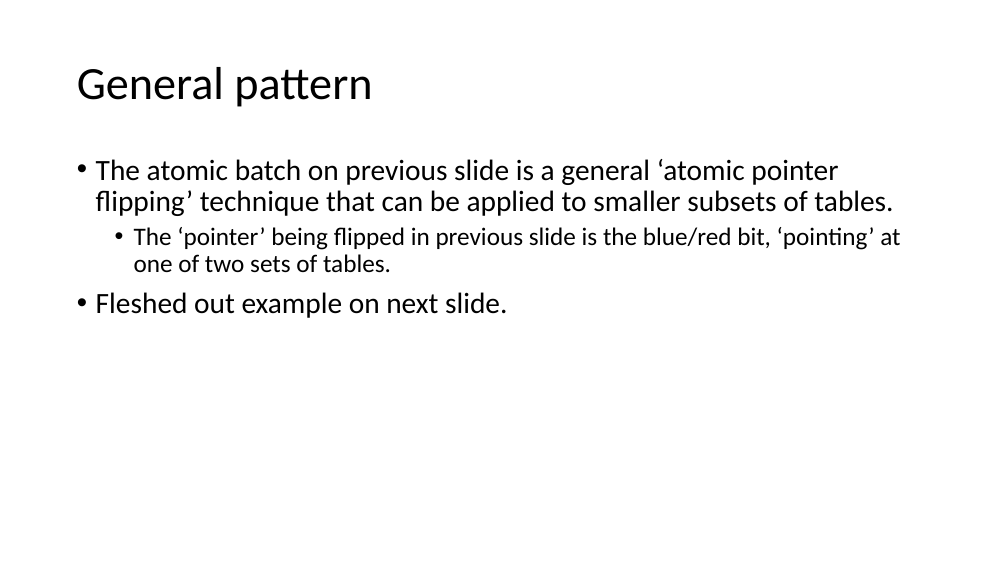
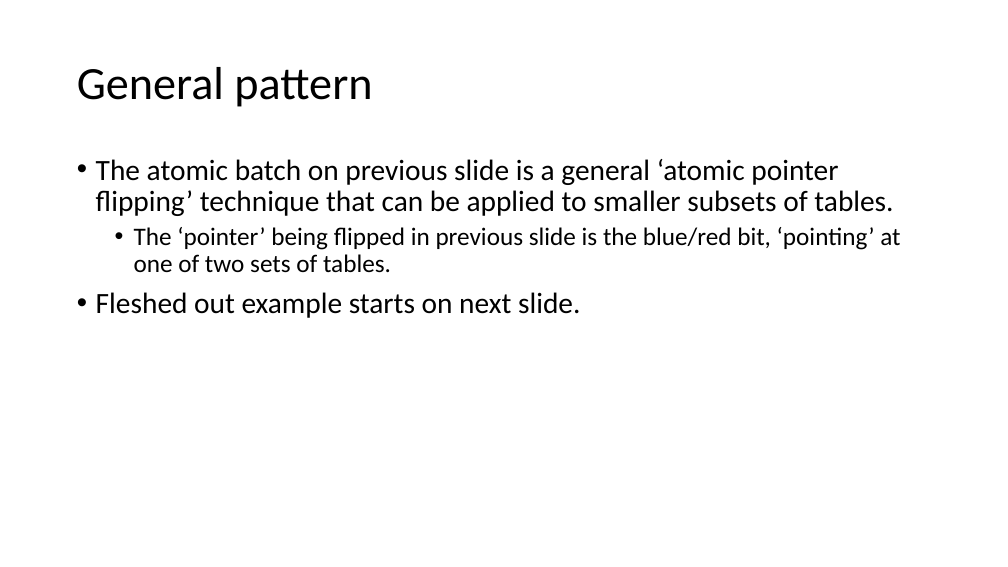
Before and after one commit to jafingerhut/p4-guide, a slide deck: slide 10 of docs/p4runtime api batch operations.pptx. Drawn at 1008x567 pixels with LibreOffice and Linux fonts; fonts in the diff are those of the drawing. Boxes give left, top, right and bottom in pixels: in the first picture for what was removed or moved away, otherwise in the second. Text is boxed around its words. In the diff, an @@ line names an element or a change of style, - is before the commit and + after.

```diff
--- a/docs/p4runtime api batch operations.pptx
+++ b/docs/p4runtime api batch operations.pptx
@@ text at (x1=96, y1=292, x2=580, y2=318): text changed @@
-• Fleshed out example on next slide.
+• Fleshed out example starts on next slide.
```
Also in this commit, not shown: 6 other slides changed.
